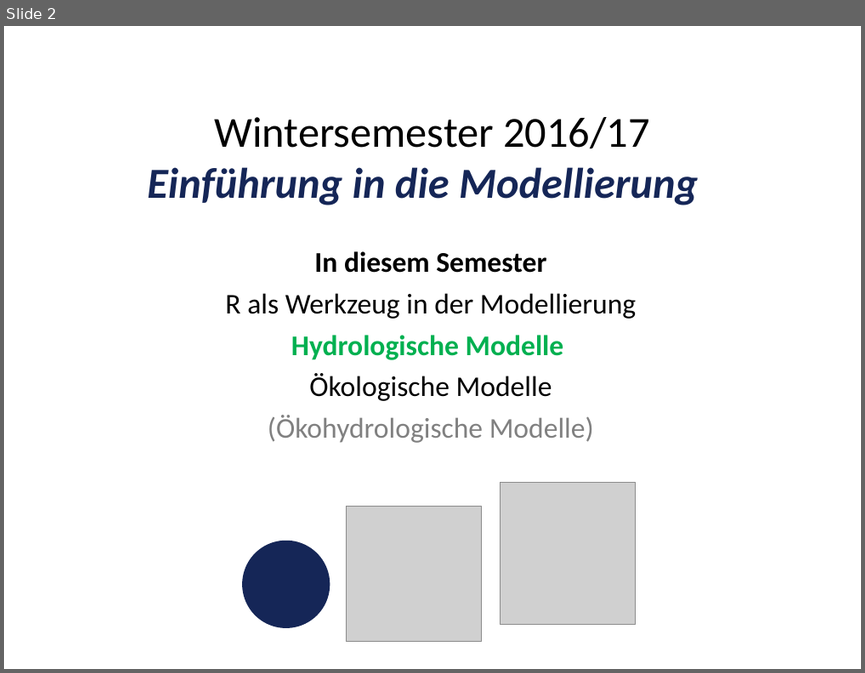
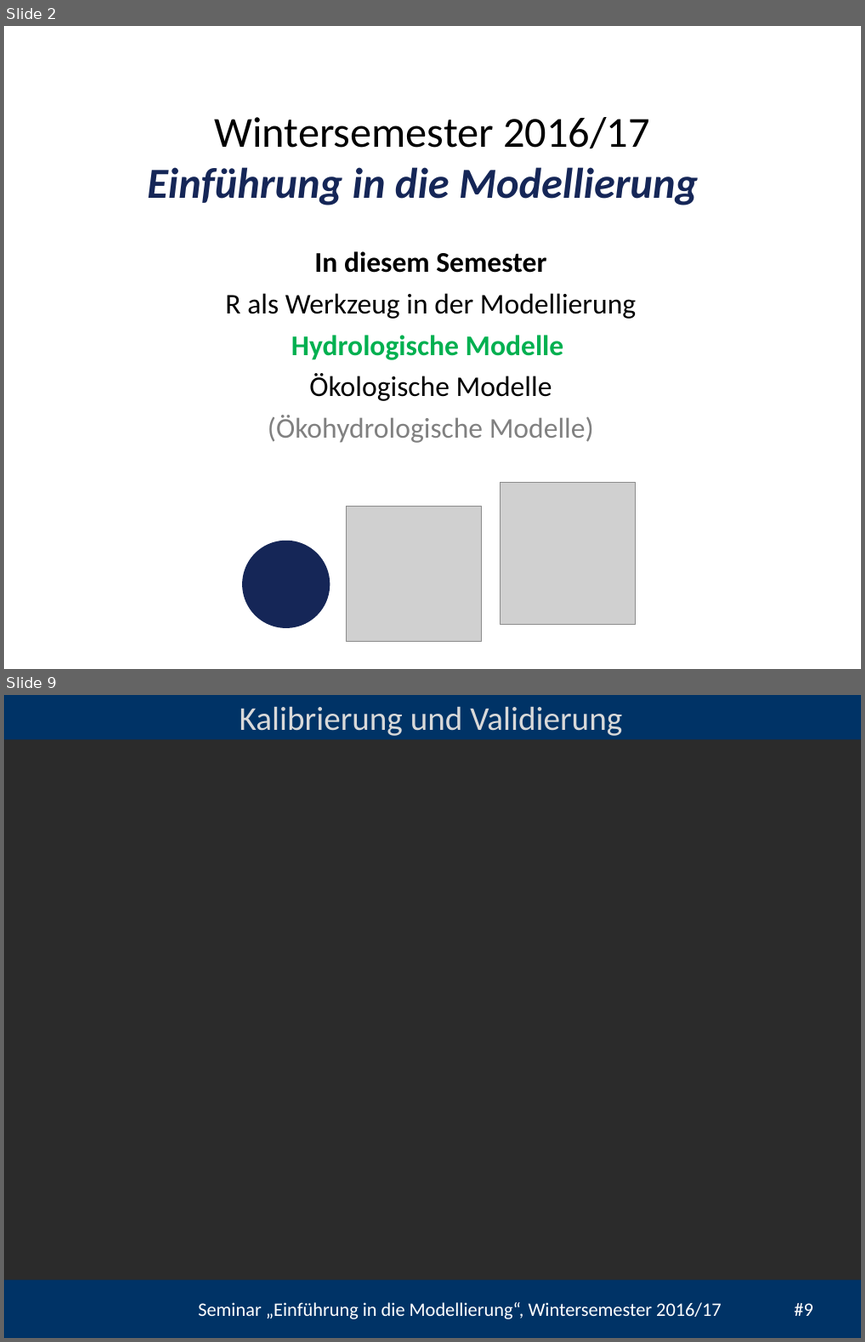
Before and after one commit to heistermann/Einf_Modellierung, a slide deck: Termin_4/folien/UebungModellierung#4.pptx. Shown one above the other, each under a label of ours: slide 2 before the commit, slides 2 and 9 after it; the slides between them are not shown. The pictures are 865x673 and 865x1342 pixels, drawn with LibreOffice and Linux fonts; fonts in the diff are those of the drawing; grey boxes stand for pictures; background and template pictures are left out; a plain dark background stands for a picture behind light text. Boxes give left, top, right and bottom in pixels: in the first picture for what was removed or moved away, otherwise in the second. Text is boxed around its words. In the diff, an @@ line names an element or a change of style, - is before the commit and + after.

```diff
--- a/Termin_4/folien/UebungModellierung#4.pptx
+++ b/Termin_4/folien/UebungModellierung#4.pptx
@@ slide 9 added at [4,695,861,1338], background picture (left out) @@
@@ rectangle added at [4,695,861,739], fill #003366 @@
@@ text added at [239,706,622,736], 28 pt, text #D9D9D9 @@
+Kalibrierung und Validierung
@@ rectangle added at [4,1279,861,1338], fill #003366 @@
@@ text added at [198,1302,812,1319], 16 pt, text #FFFFFF @@
+Seminar „Einführung in die Modellierung“, Wintersemester 2016/17 #9
```
Also in this commit, not shown: 2 slides changed, 4 other slides added.
